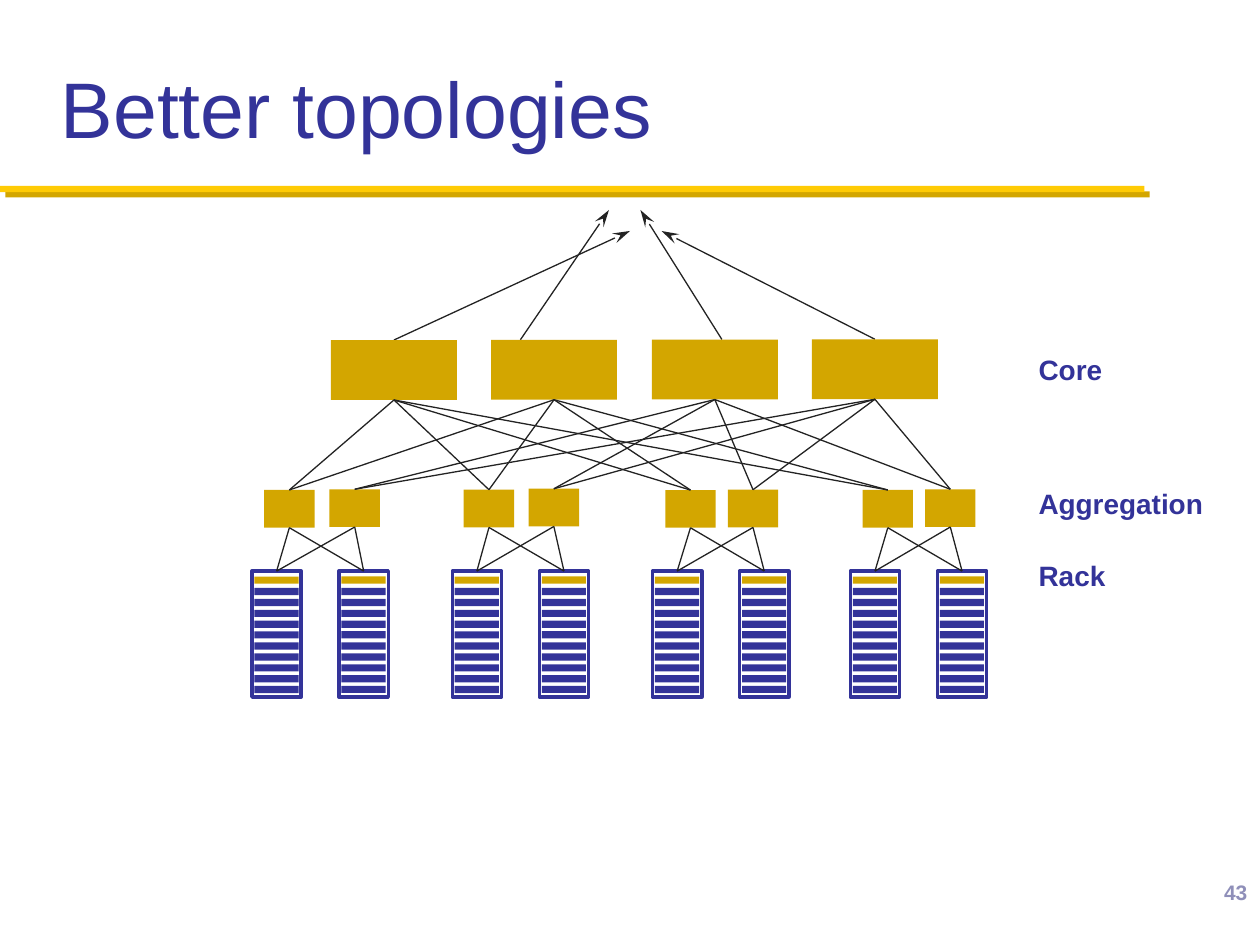
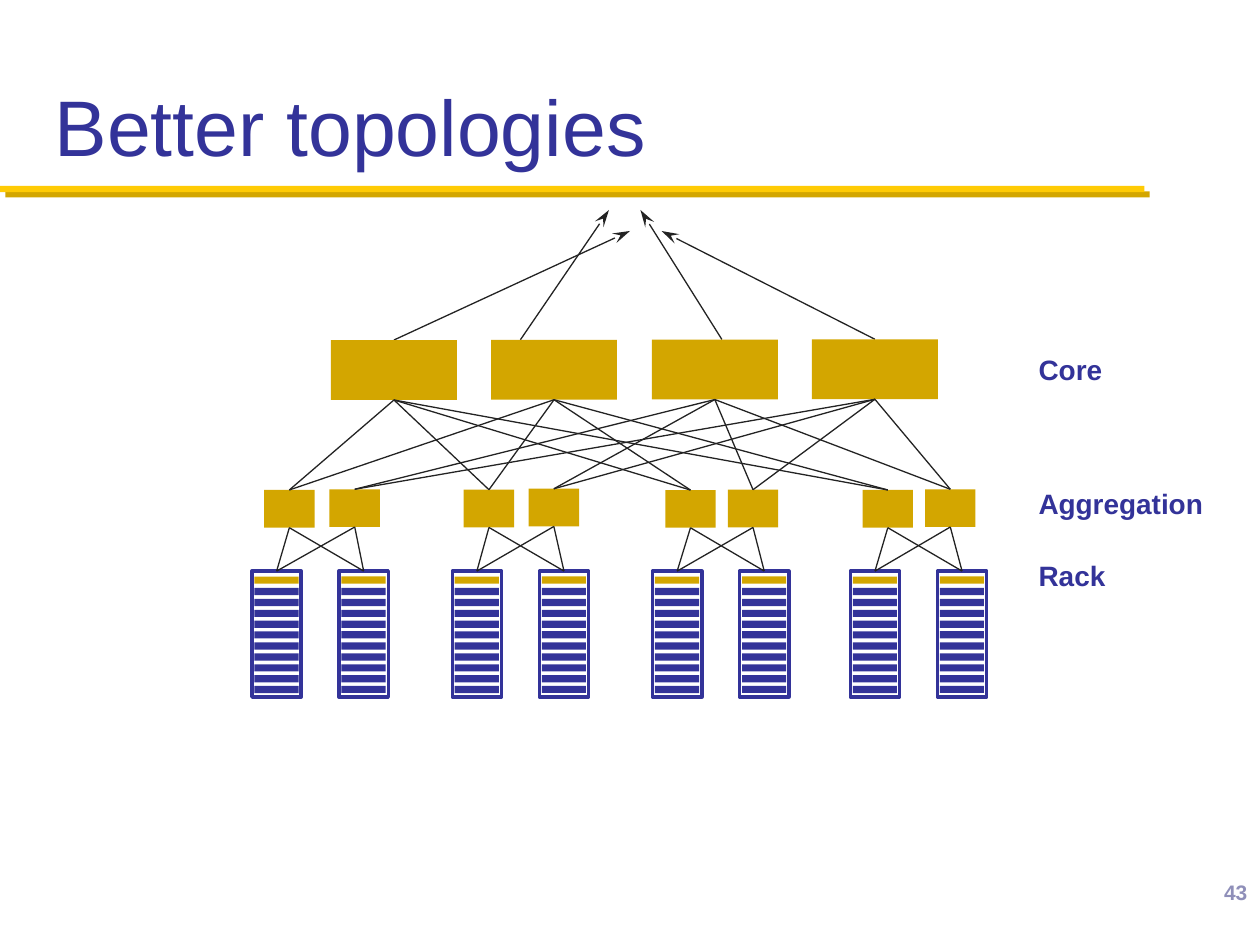
Before and after one commit to henryhxu/CSCI4430-ESTR4120, a slide deck: slide 43 of lectures/lec5.pptx. Drawn at 1260x945 pixels with LibreOffice and Linux fonts; fonts in the diff are those of the drawing; background and template pictures are left out. Boxes give left, top, right and bottom in pixels: in the first picture for what was removed or moved away, otherwise in the second. Text is boxed around its words. In the diff, an @@ line names an element or a change of style, - is before the commit and + after.

Commit message:
lec5 ppt revised

```diff
--- a/lectures/lec5.pptx
+++ b/lectures/lec5.pptx
@@ title "Better topologies": place and size @@
-title "Better topologies" at bbox=[61, 81, 652, 153]
+title "Better topologies" at bbox=[55, 99, 645, 171]
```
